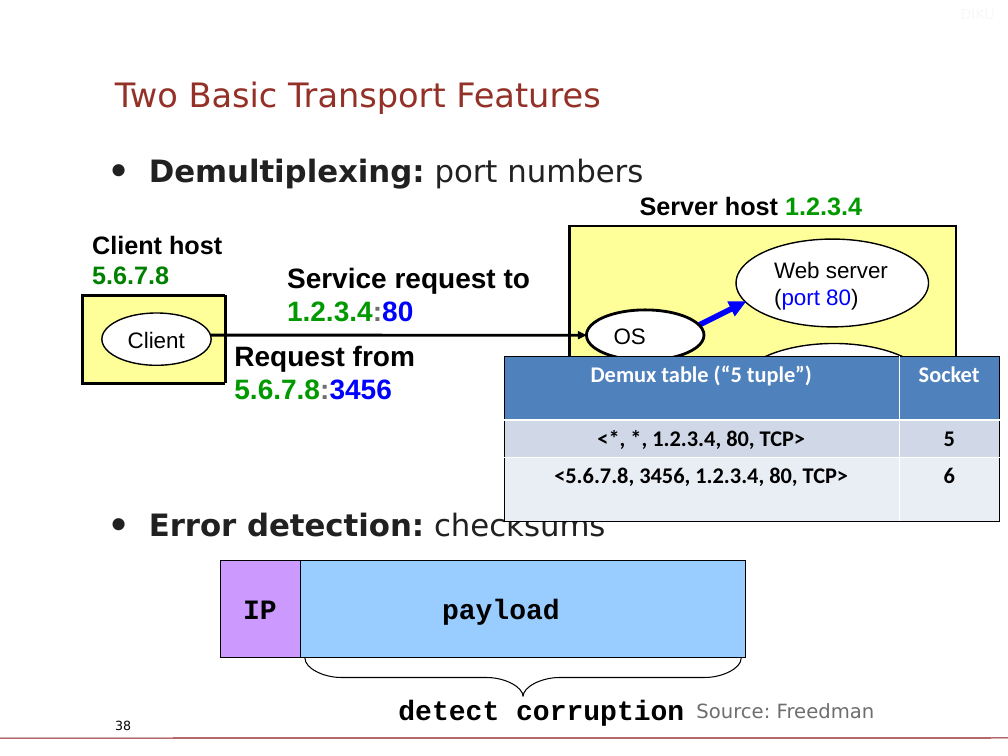
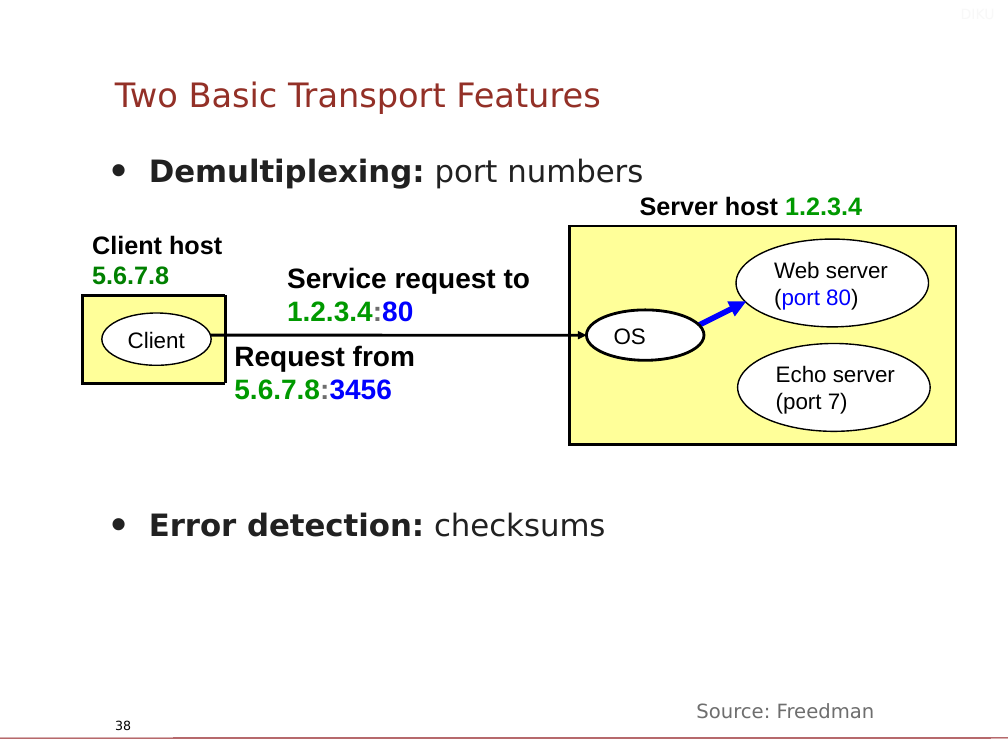
Before and after one commit to diku-compSys/compSys-e2021-pub, a slide deck: slide 38 of lectures/211108_dns_bittorrent_udp/lecture-4.odp. Drawn at 1008x756 pixels with LibreOffice and Linux fonts; fonts in the diff are those of the drawing; background and template pictures are left out. Boxes give left, top, right and bottom in pixels: in the first picture for what was removed or moved away, otherwise in the second. Text is boxed around its words. In the diff, an @@ line names an element or a change of style, - is before the commit and + after.

```diff
--- a/lectures/211108_dns_bittorrent_udp/lecture-4.odp
+++ b/lectures/211108_dns_bittorrent_udp/lecture-4.odp
@@ table removed at bbox=[504, 356, 1000, 521], 3 rows, 2 columns @@
-Demux table (“5 tuple”) | Socket
-<*, *, 1.2.3.4, 80, TCP> | 5
-<5.6.7.8, 3456, 1.2.3.4, 80, TCP> | 6
@@ group removed at bbox=[221, 560, 746, 726]: 3 texts, 2 rectangles, 1 freeform shape @@
-IP
-payload
-detect corruption
```
Also in this commit, not shown: 3 other slides changed, 1 slide removed, 1 other file.
